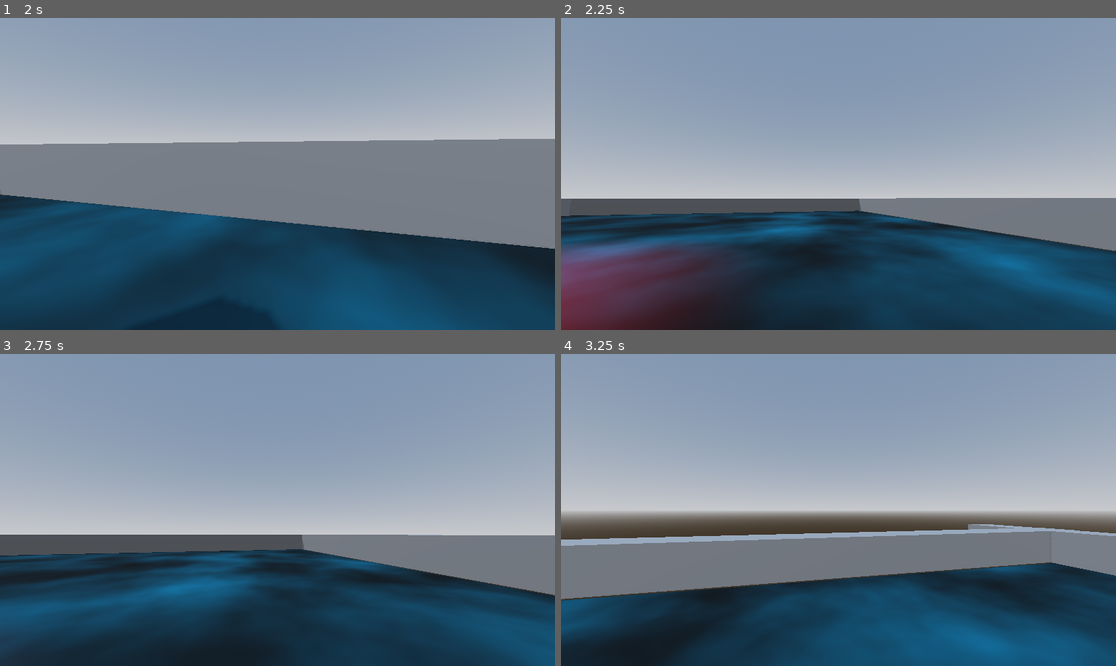
Above: before the commit, frames 1-4 (two rows, left to right).
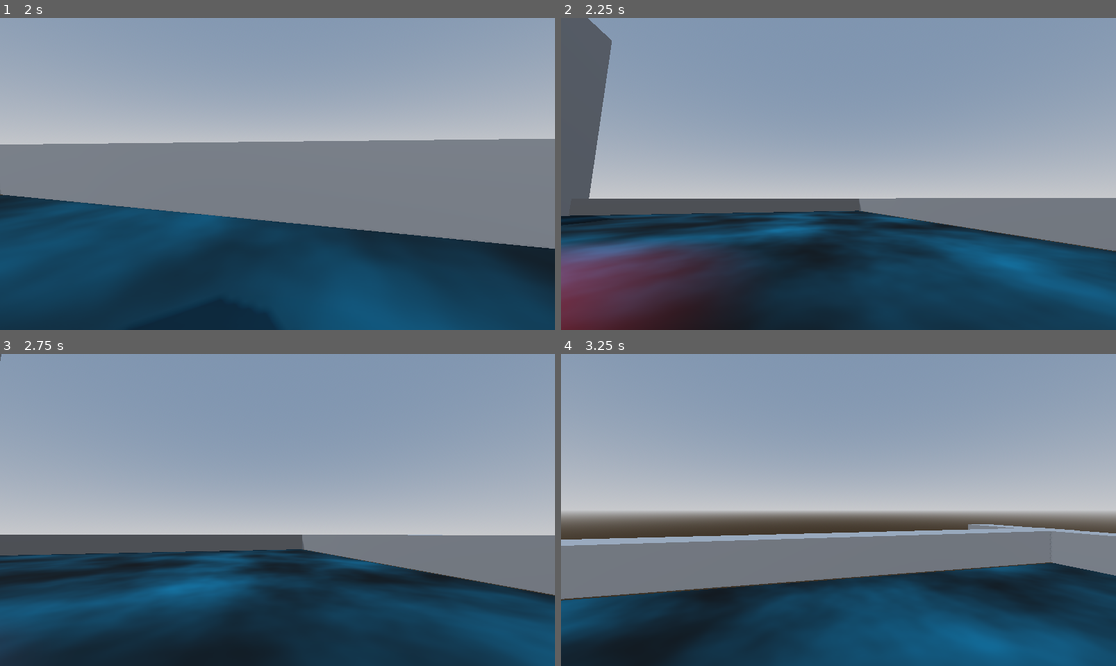
Above: after the commit, the same moments.

Repository: uniqueusername/burning-paper
Game: Godot game, scene res://world.tscn
The game is run twice, just before and just after one commit, with the same random seed, the same clock (stepped at 60 frames per second) and the same inputs.
Inputs (mouse positions are in pixels of both pictures, inside the frame that each line leads up to):
- Up to frame 1 (2 s): tap Enter at 0.5 s; move the mouse to (271, 180) at 0.52 s; hold W (forward) from 0.53 s (still down); tap Shift (sprint, bound only before the commit) at 0.6, 1.35 s; tap Space (jump) at 0.77, 1.52 s; move the mouse to (316, 177) at 1.27 s
- Up to frame 2 (2.25 s): keep holding W (forward); move the mouse to (794, 170) at 2.02 s; tap Shift (sprint, bound only before the commit) at 2.1 s
- Up to frame 3 (2.75 s): keep holding W (forward)
- Up to frame 4 (3.25 s): move the mouse to (844, 510) at 2.77 s; release W (forward) at 2.78 s; hold A (left) from 2.78 s (still down); tap Shift (sprint, bound only before the commit) at 2.85 s; tap Space (jump) at 3.02 s

Frame 1 is identical in both runs. In frame 2, 4.2% of the frame differs, in the area x 0-10%, y 0-66%; in frame 3, less than 0.1%; in frame 4, nothing differs.

Commit message:
wall big
bigwall

Diff:
--- a/project.godot
+++ b/project.godot
@@ -56,11 +56,6 @@
 "events": [Object(InputEventKey,"resource_local_to_scene":false,"resource_name":"","device":-1,"window_id":0,"alt_pressed":false,"shift_pressed":false,"ctrl_pressed":false,"meta_pressed":false,"pressed":false,"keycode":0,"physical_keycode":82,"key_label":0,"unicode":114,"echo":false,"script":null)
 ]
 }
-sprint={
-"deadzone": 0.5,
-"events": [Object(InputEventKey,"resource_local_to_scene":false,"resource_name":"","device":-1,"window_id":0,"alt_pressed":false,"shift_pressed":false,"ctrl_pressed":false,"meta_pressed":false,"pressed":false,"keycode":0,"physical_keycode":4194325,"key_label":0,"unicode":0,"echo":false,"script":null)
-]
-}
 
 [layer_names]
 
--- a/world.tscn
+++ b/world.tscn
@@ -16,7 +16,6 @@
 ambient_light_source = 3
 ambient_light_color = Color(1, 1, 1, 1)
 tonemap_mode = 2
-volumetric_fog_enabled = true
 volumetric_fog_density = 0.4921
 volumetric_fog_albedo = Color(0, 0, 0, 1)
 
@@ -58,21 +57,8 @@
 [node name="CharacterBody3D" parent="." instance=ExtResource("1_45cb1")]
 collision_layer = 2
 
-[node name="CSGBox3D2" type="CSGBox3D" parent="."]
-transform = Transform3D(21.275, 0, 0, 0, 1, 0, 0, 0, 1, -0.463905, 0.5005, 8.98264)
-use_collision = true
-
-[node name="CSGBox3D3" type="CSGBox3D" parent="."]
-transform = Transform3D(21.275, 0, 0, 0, 1, 0, 0, 0, 1, -0.463905, 0.5005, -10.0174)
-use_collision = true
-
-[node name="CSGBox3D4" type="CSGBox3D" parent="."]
-transform = Transform3D(-9.2996e-07, -1.74846e-07, 1, 0, 1, 1.74846e-07, -21.275, 7.64274e-15, -4.37114e-08, -10.4639, 0.5005, -2.01736)
-use_collision = true
-
-[node name="CSGBox3D5" type="CSGBox3D" parent="."]
-transform = Transform3D(-9.2996e-07, -1.74846e-07, 1, 0, 1, 1.74846e-07, -21.275, 7.64274e-15, -4.37114e-08, 9.53609, 0.5005, -2.01736)
-use_collision = true
+[node name="head" parent="CharacterBody3D" index="2"]
+visible = false
 
 [node name="DirectionalLight3D" type="DirectionalLight3D" parent="."]
 transform = Transform3D(0.690971, 0.647584, -0.321238, 1.64799e-16, 0.444385, 0.895836, 0.722883, -0.618996, 0.307057, 0.680355, 4.41086, -4.76837e-07)
@@ -93,4 +79,23 @@
 light_energy = 9.404
 omni_range = 3.905
 
+[node name="walls" type="Node3D" parent="."]
+
+[node name="CSGBox3D2" type="CSGBox3D" parent="walls"]
+transform = Transform3D(21.275, 0, 0, 0, 1, 0, 0, 0, 1, -0.463905, 6.00781, 8.98264)
+use_collision = true
+size = Vector3(1, 12.0146, 1)
+
+[node name="CSGBox3D3" type="CSGBox3D" parent="walls"]
+transform = Transform3D(21.275, 0, 0, 0, 1, 0, 0, 0, 1, -0.463905, 0.5005, -10.0174)
+use_collision = true
+
+[node name="CSGBox3D4" type="CSGBox3D" parent="walls"]
+transform = Transform3D(-9.2996e-07, -1.74846e-07, 1, 0, 1, 1.74846e-07, -21.275, 7.64274e-15, -4.37114e-08, -10.4639, 0.5005, -2.01736)
+use_collision = true
+
+[node name="CSGBox3D5" type="CSGBox3D" parent="walls"]
+transform = Transform3D(-9.2996e-07, -1.74846e-07, 1, 0, 1, 1.74846e-07, -21.275, 7.64274e-15, -4.37114e-08, 9.53609, 0.5005, -2.01736)
+use_collision = true
+
 [editable path="CharacterBody3D"]
